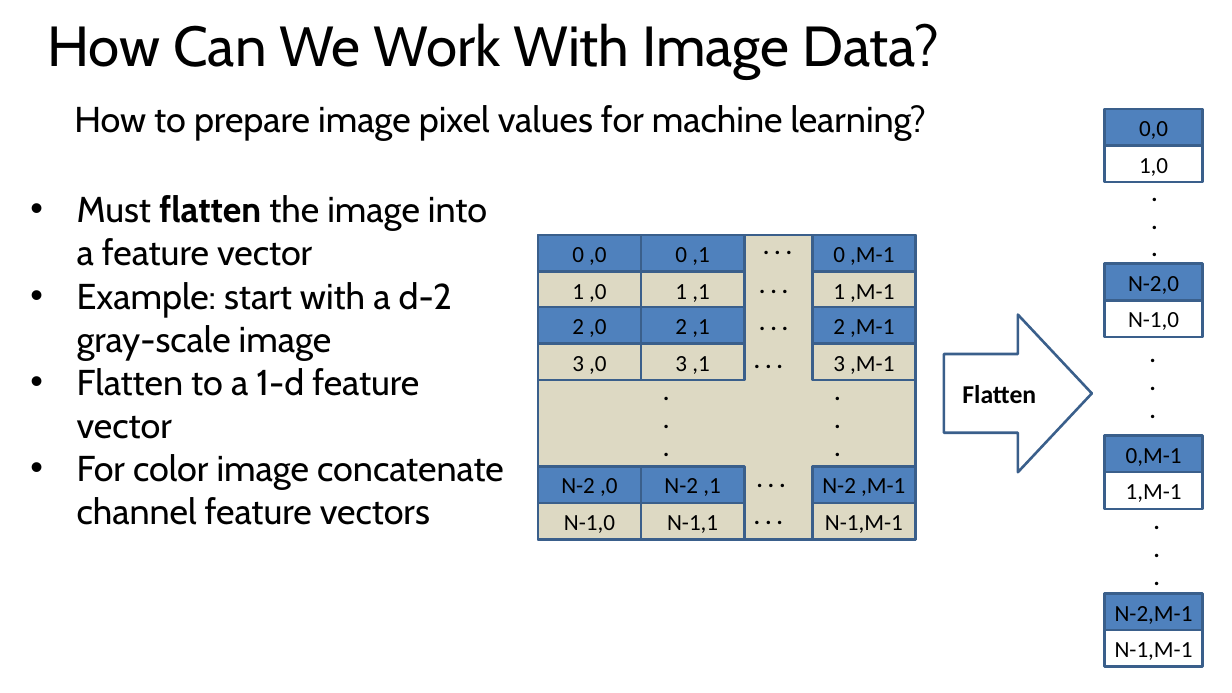
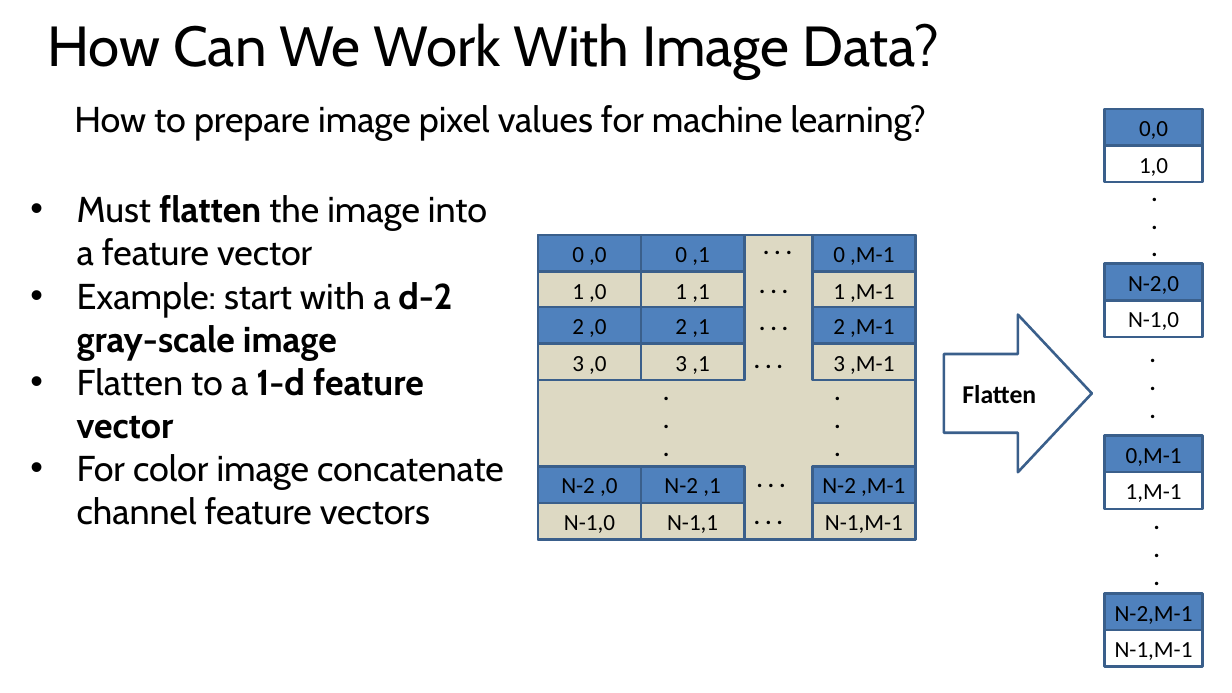
Before and after one commit to StephenElston/CSCI-E25, a slide deck: slide 31 of Slides/4_MachineLearningForCV.pptx. Drawn at 1232x693 pixels with LibreOffice and Linux fonts; fonts in the diff are those of the drawing. Boxes give left, top, right and bottom in pixels: in the first picture for what was removed or moved away, otherwise in the second. Text is boxed around its words. In the diff, an @@ line names an element or a change of style, - is before the commit and + after.

```diff
--- a/Slides/4_MachineLearningForCV.pptx
+++ b/Slides/4_MachineLearningForCV.pptx
@@ text at [77,282,452,439]: bold on in "d-2 gray-scale image", "1-d feature vector" @@
```
Also in this commit, not shown: 6 other slides changed.
